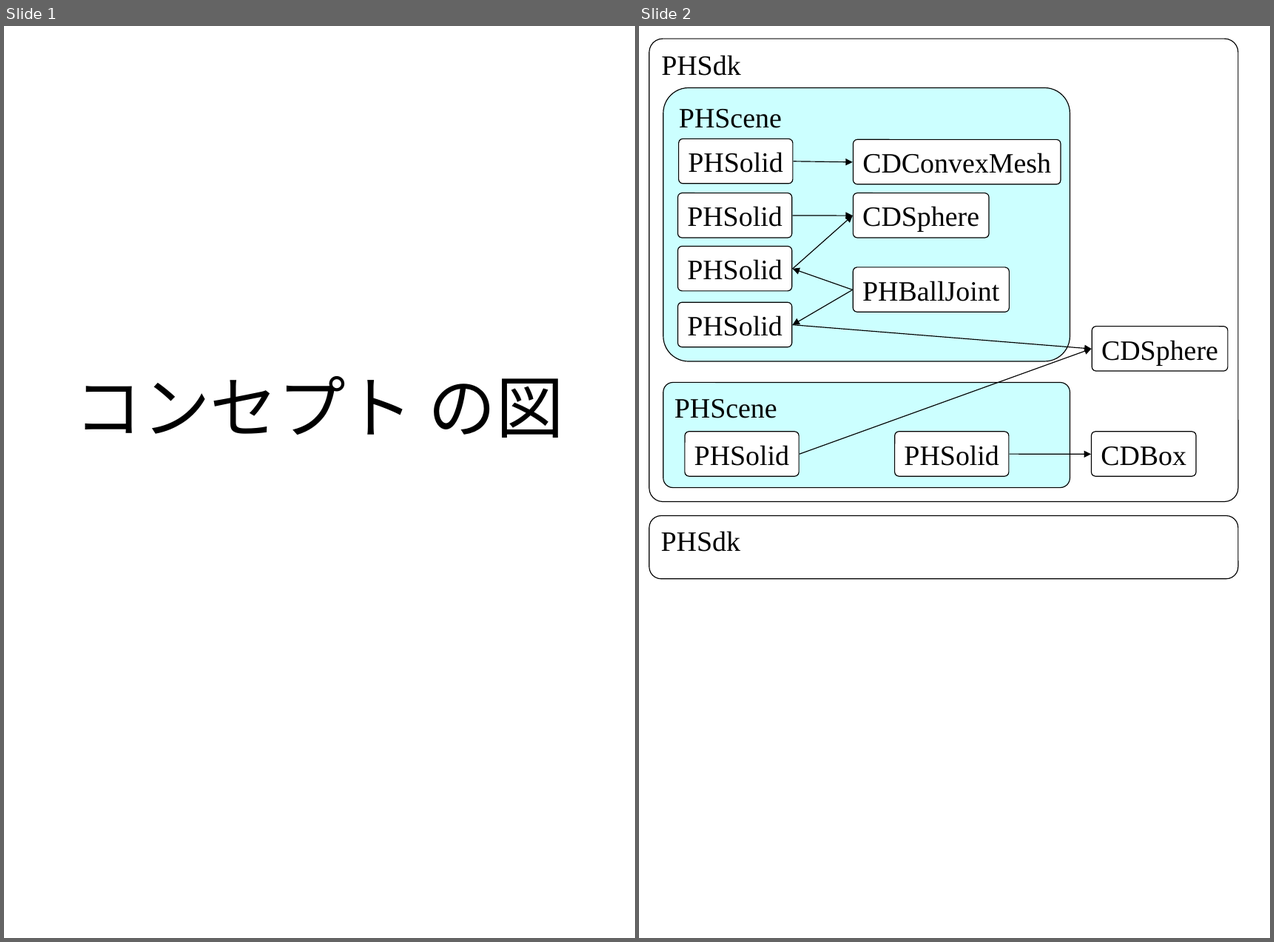
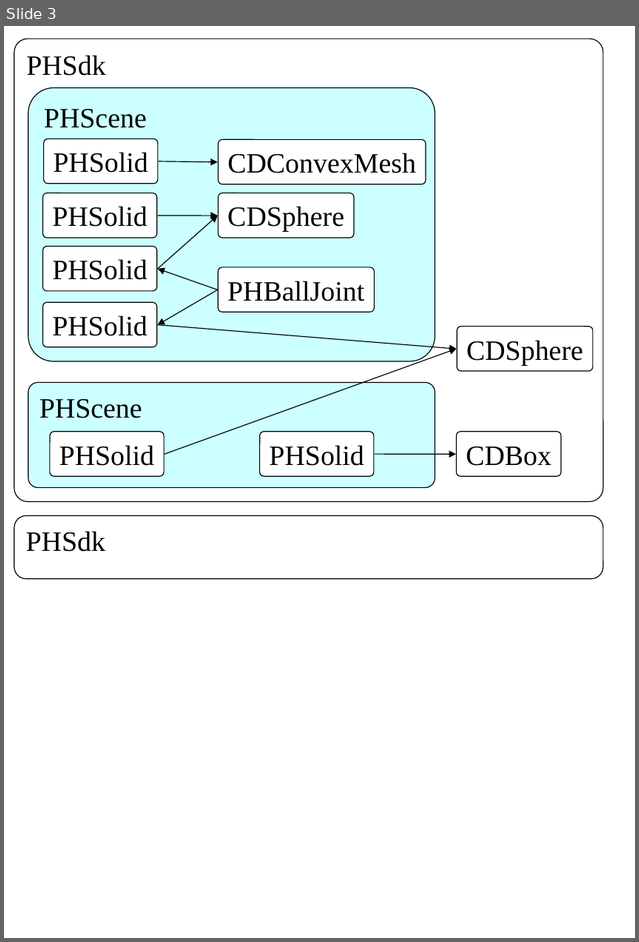
Before and after one commit to Springhead/Springhead, a slide deck: include/docsrc/01UsersGuide/fig.ppt. Shown side by side, each under a label of ours: slides 1 and 2 before the commit, slide 3 after it. The pictures are 1274x942 and 639x942 pixels, drawn with LibreOffice and Linux fonts; fonts in the diff are those of the drawing. Boxes give left, top, right and bottom in pixels: in the first picture for what was removed or moved away, otherwise in the second. Text is boxed around its words. In the diff, an @@ line names an element or a change of style, - is before the commit and + after.

```diff
--- a/include/docsrc/01UsersGuide/fig.ppt
+++ b/include/docsrc/01UsersGuide/fig.ppt
@@ slide 1 removed at bbox=[4, 26, 635, 938], background #FFFFFF @@
@@ title removed at bbox=[75, 376, 564, 437] @@
-コンセプト の図
@@ what was slide 2 is now slide 3 @@
```
Also in this commit, not shown: 2 slides added, 2 other files.
